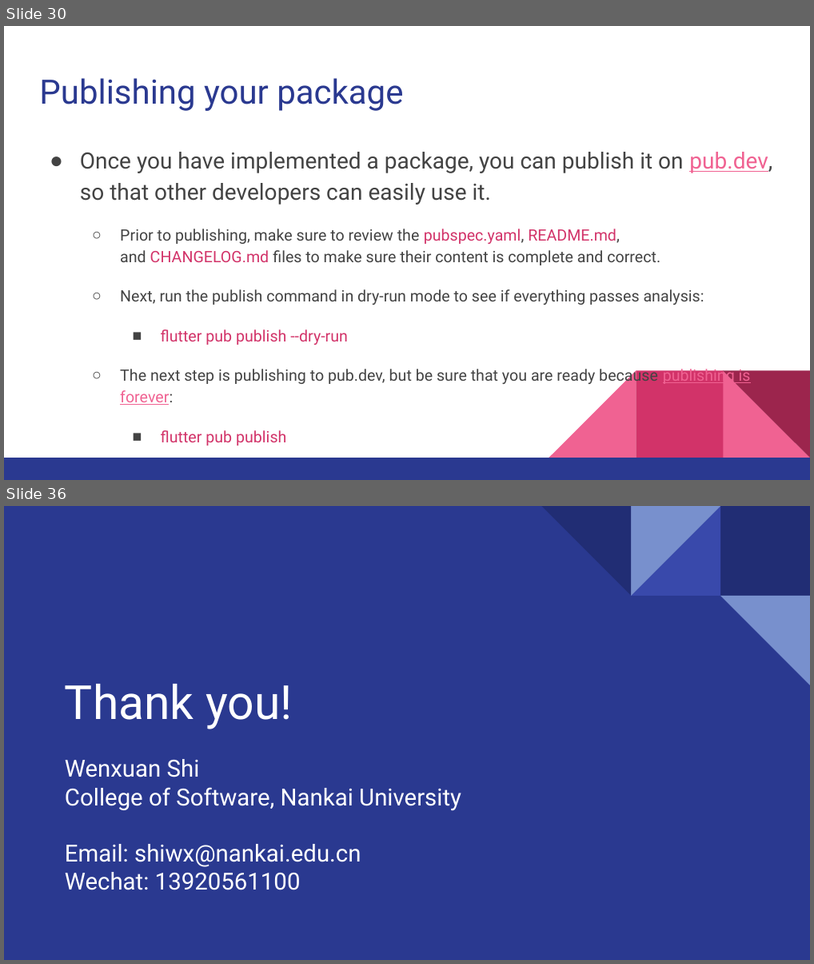
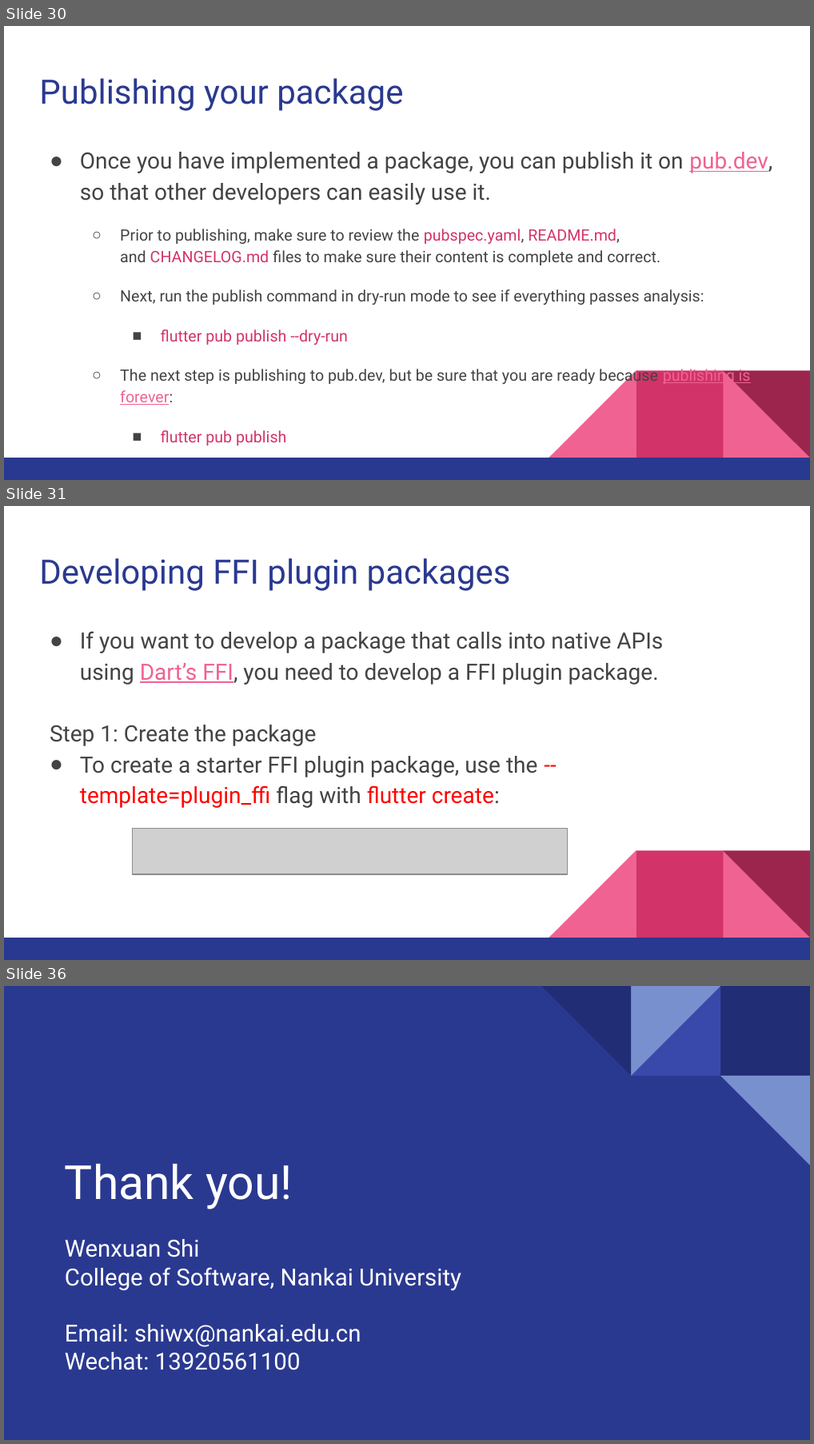
Before and after one commit to walkman617/Flutter2, a slide deck: Lecture/C06 Packages_Plugins.pptx. Shown one above the other, each under a label of ours: slides 30 and 36 before the commit, slides 30, 31 and 36 after it; the slides between them are not shown. The pictures are 814x964 and 814x1444 pixels, drawn with LibreOffice and Linux fonts; fonts in the diff are those of the drawing; grey boxes stand for pictures. Boxes give left, top, right and bottom in pixels: in the first picture for what was removed or moved away, otherwise in the second. Text is boxed around its words. In the diff, an @@ line names an element or a change of style, - is before the commit and + after.

```diff
--- a/Lecture/C06 Packages_Plugins.pptx
+++ b/Lecture/C06 Packages_Plugins.pptx
@@ slide 31 added at bbox=[4, 506, 810, 960], background #FFFFFF; not listed: 5 template elements that a slide beside it also shows @@
@@ title added at bbox=[39, 558, 511, 591], 30 pt, text #2A3990 @@
+Developing FFI plugin packages
@@ text added at bbox=[50, 631, 663, 808], 20 pt, text #434343 @@
+● If you want to develop a package that calls into native APIs using Dart’s FFI, you need to develop a FFI plugin package.
+Step 1: Create the package
+● To create a starter FFI plugin package, use the --template=plugin_ffi flag with flutter create:
@@ picture added at bbox=[132, 828, 568, 875] @@
```
Also in this commit, not shown: 6 slides changed, 3 other slides added, 4 slides removed.
